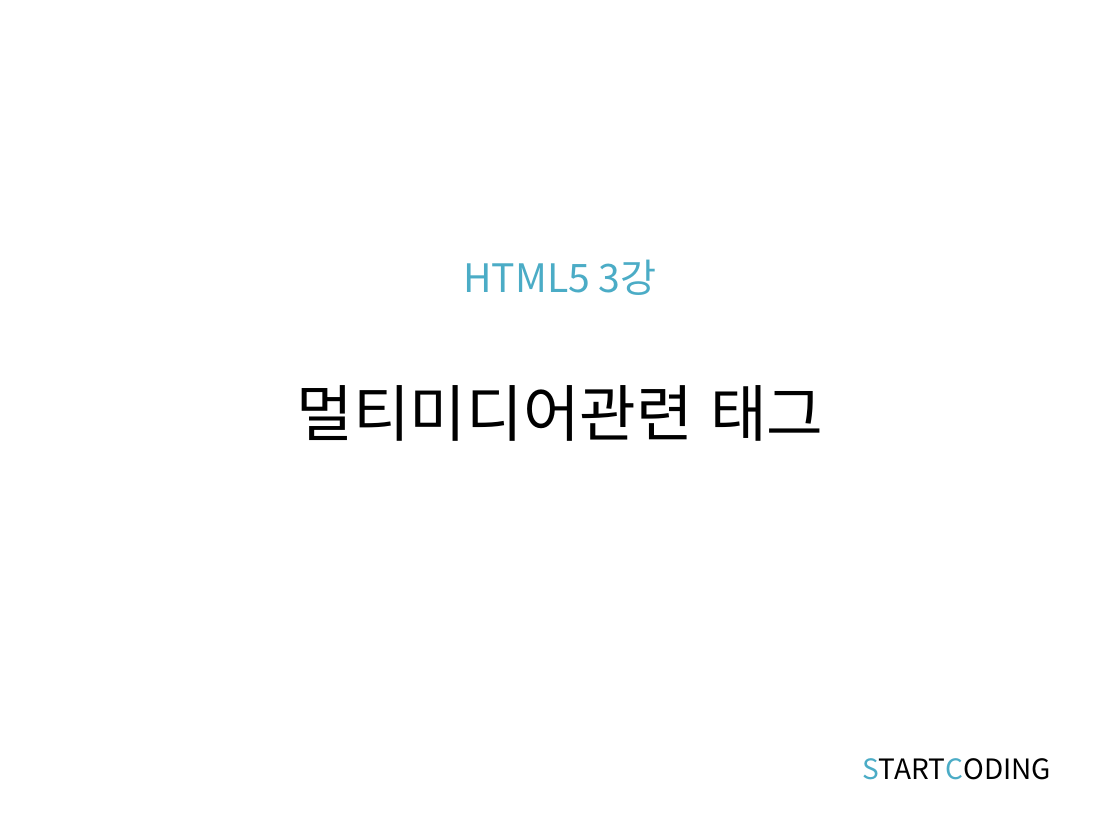
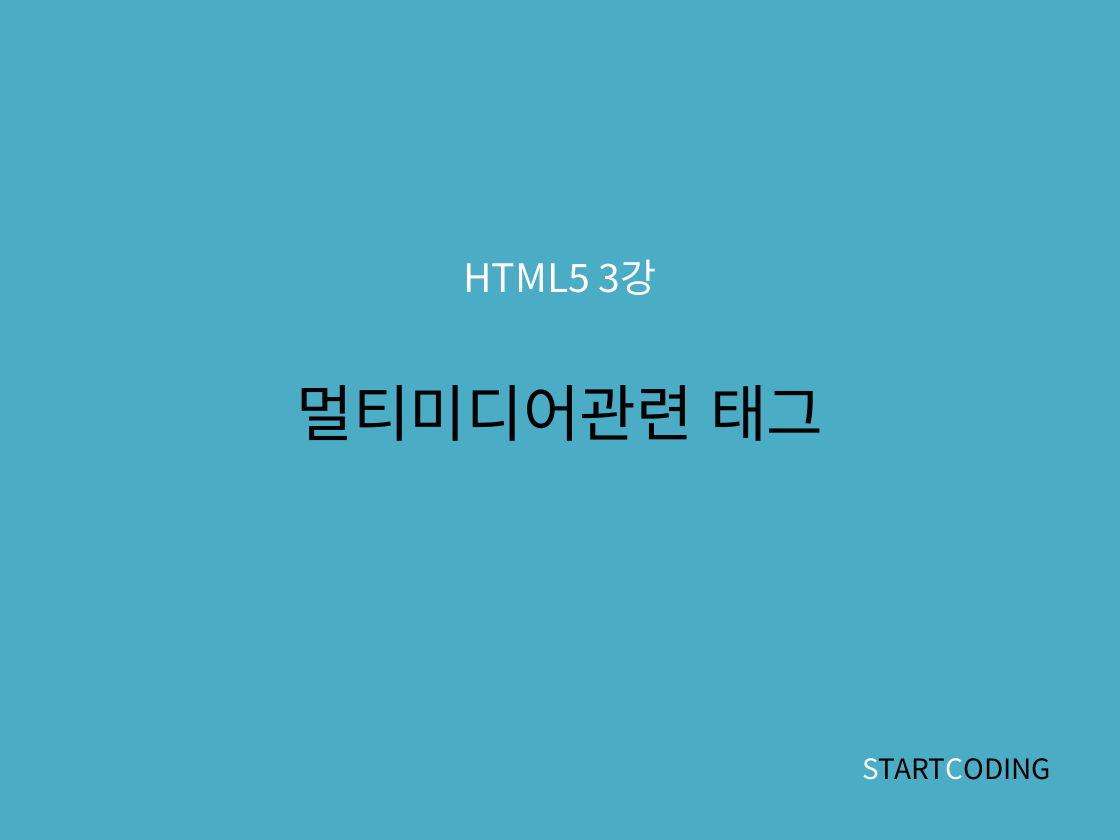
Before and after one commit to kwonkijun/web, a slide deck: slide 1 of 프론트엔드기초(PPT)/HTML5 3강_멀티미디어태그.pptx. Drawn at 1120x840 pixels with LibreOffice and Linux fonts; fonts in the diff are those of the drawing. Boxes give left, top, right and bottom in pixels: in the first picture for what was removed or moved away, otherwise in the second. Text is boxed around its words. In the diff, an @@ line names an element or a change of style, - is before the commit and + after.

```diff
--- a/프론트엔드기초(PPT)/HTML5 3강_멀티미디어태그.pptx
+++ b/프론트엔드기초(PPT)/HTML5 3강_멀티미디어태그.pptx
@@ background #FFFFFF to #4BACC6 @@
@@ title "HTML5 3강 멀티미디어관련 태그" at [296,259,823,441]: text colour #4BACC6 to #FFFFFF in "HTML5 3강" @@
@@ text "STARTCODING" at [862,758,1051,780]: text colour #4BACC6 to #FFFFFF in "STARTCODING" @@
```
Also in this commit, not shown: 1 other slide changed, 13 other files.
